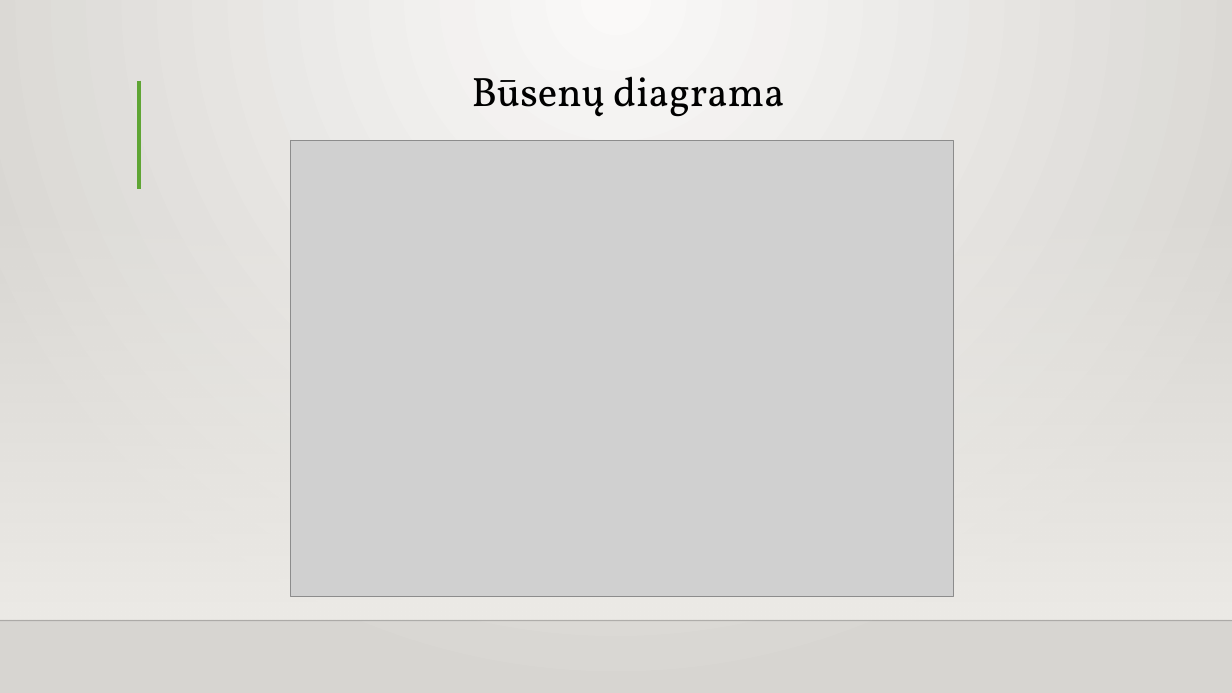
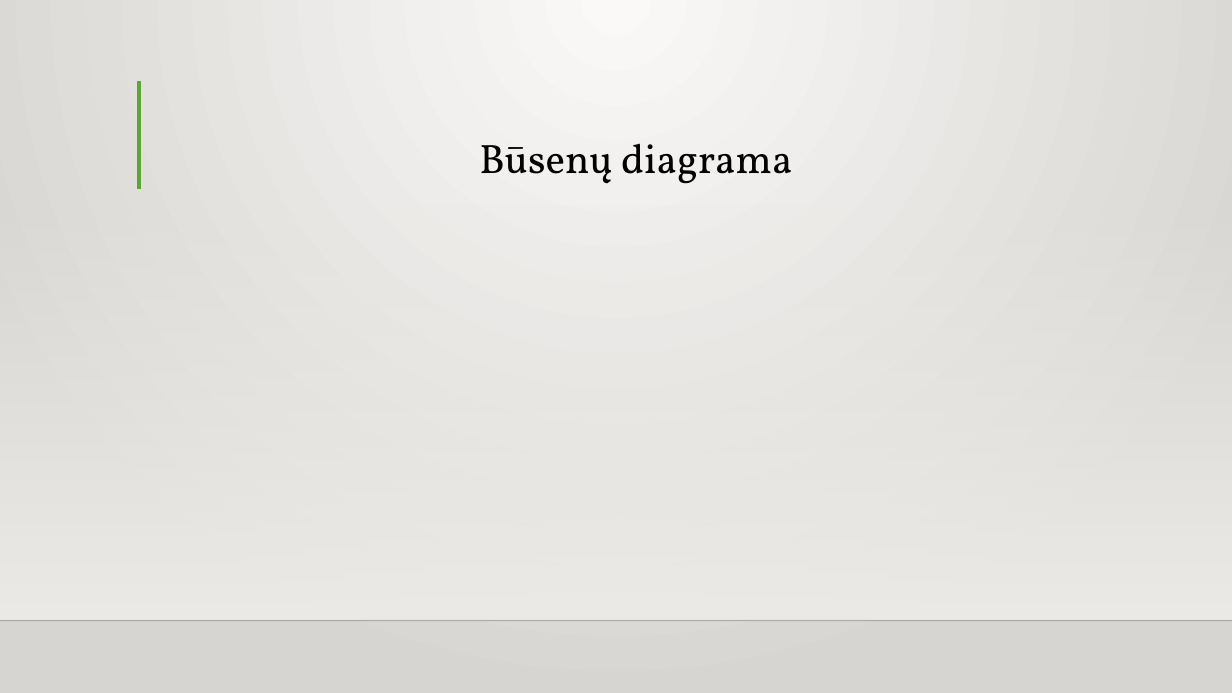
Before and after one commit to IgnasTrashDove1/Flappy, a slide deck: slide 6 of PĮ-antras-atsiskaitymas.pptx (slide 8 before the commit). Drawn at 1232x693 pixels with LibreOffice and Linux fonts; fonts in the diff are those of the drawing; grey boxes stand for pictures; background and template pictures are left out. Boxes give left, top, right and bottom in pixels: in the first picture for what was removed or moved away, otherwise in the second. Text is boxed around its words. In the diff, an @@ line names an element or a change of style, - is before the commit and + after.

```diff
--- a/PĮ-antras-atsiskaitymas.pptx
+++ b/PĮ-antras-atsiskaitymas.pptx
@@ title "Būsenų diagrama": place and size @@
-title "Būsenų diagrama" at <box>472,76,784,117</box>
+title "Būsenų diagrama" at <box>479,143,792,184</box>
@@ picture removed at <box>290,140,953,596</box> @@
```
Also in this commit, not shown: 7 other slides changed, 2 slides added, 4 slides removed.
